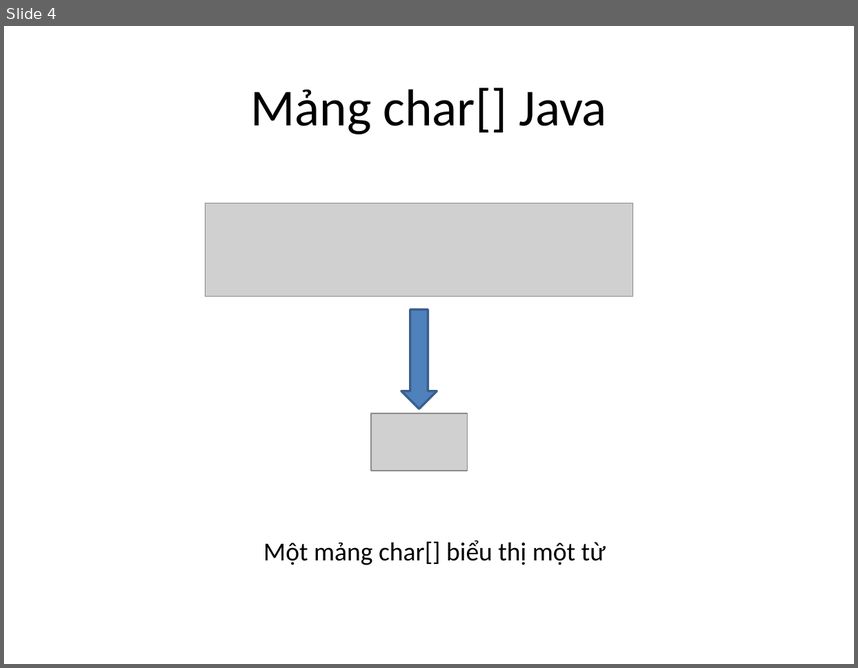
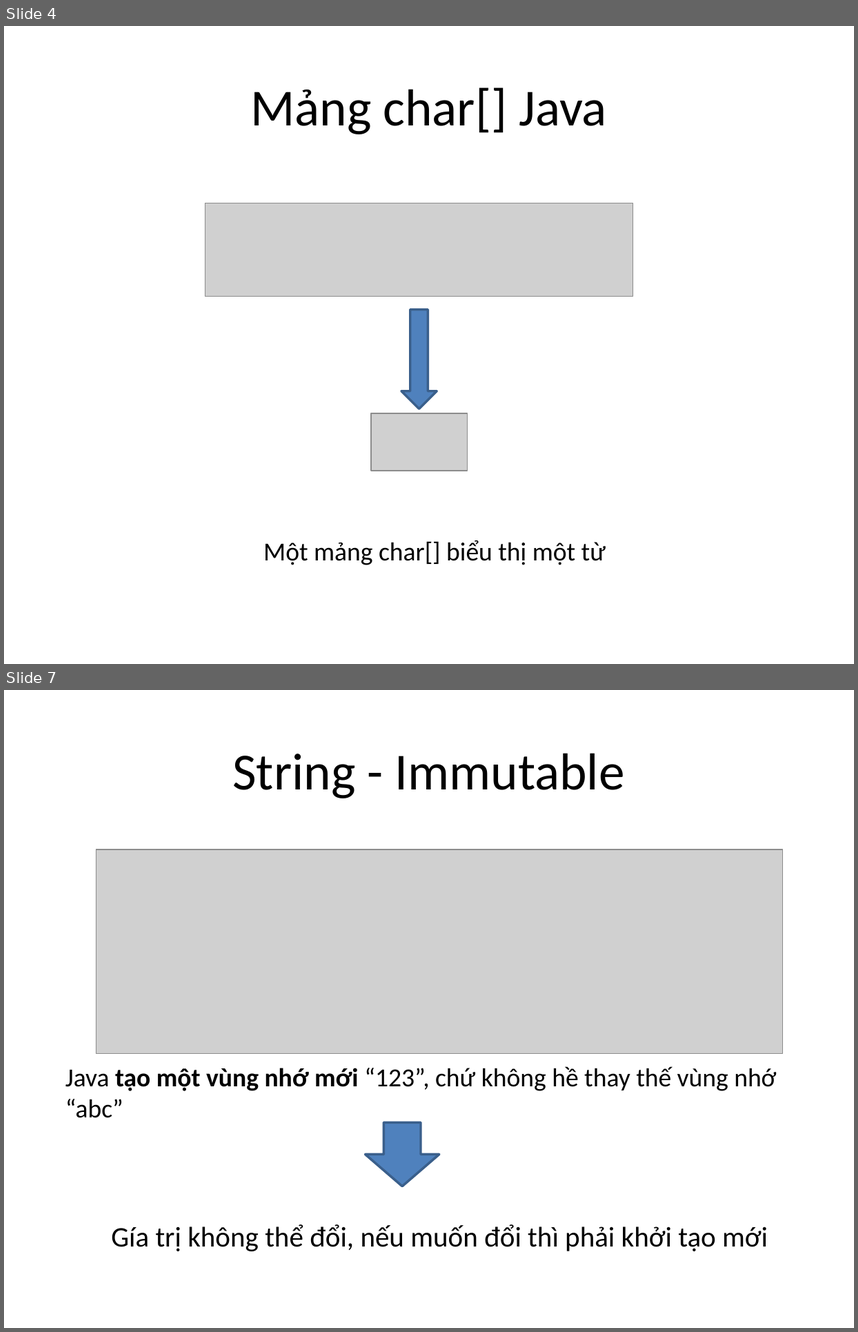
Before and after one commit to phithanh97cs/T3H, a slide deck: 3. Back-end/1. JavaCore/5. String, String Builder, String Buffer.pptx. Shown one above the other, each under a label of ours: slide 4 before the commit, slides 4 and 7 after it; the slides between them are not shown. The pictures are 858x668 and 858x1332 pixels, drawn with LibreOffice and Linux fonts; fonts in the diff are those of the drawing; grey boxes stand for pictures. Boxes give left, top, right and bottom in pixels: in the first picture for what was removed or moved away, otherwise in the second. Text is boxed around its words. In the diff, an @@ line names an element or a change of style, - is before the commit and + after.

```diff
--- a/3. Back-end/1. JavaCore/5. String, String Builder, String Buffer.pptx
+++ b/3. Back-end/1. JavaCore/5. String, String Builder, String Buffer.pptx
@@ slide 7 added at <box>4,690,854,1328</box>, background #FFFFFF @@
@@ title added at <box>232,753,625,798</box>, 44 pt, text #000000 @@
+String - Immutable
@@ picture added at <box>96,850,782,1054</box> @@
@@ text added at <box>65,1066,776,1118</box>, 22 pt, text #000000 @@
+Java tạo một vùng nhớ mới “123”, chứ không hề thay thế vùng nhớ “abc”
@@ down arrow added at <box>366,1122,439,1185</box>, fill #4F81BD, outline #3A5F8C 2 pt @@
@@ text added at <box>111,1224,768,1251</box>, 24 pt, text #000000 @@
+Gía trị không thể đổi, nếu muốn đổi thì phải khởi tạo mới
```
Also in this commit, not shown: 5 slides changed, 14 other slides added.
